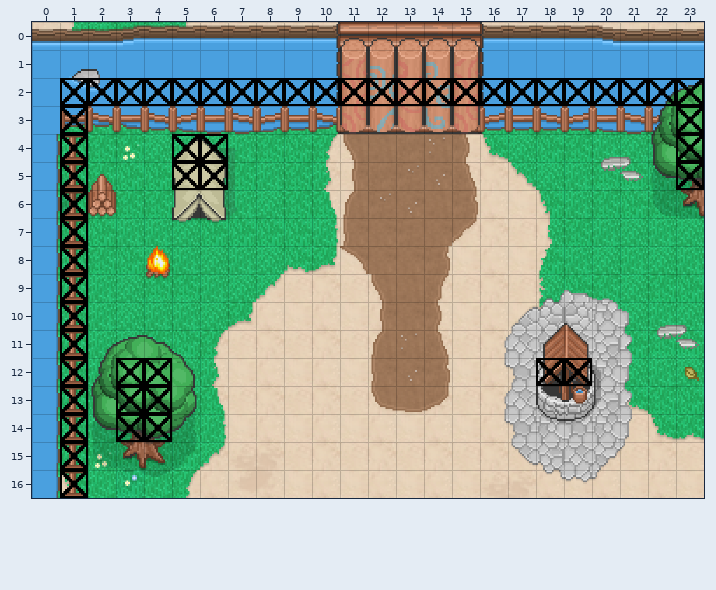
An edit to a level. Tiled map (JSON), client/src/assets/map/village_top_left.json. The first picture shows the starting point.
Cells are 32x32 px. Shown: x 0..23, y 0..16.
Now the later version:
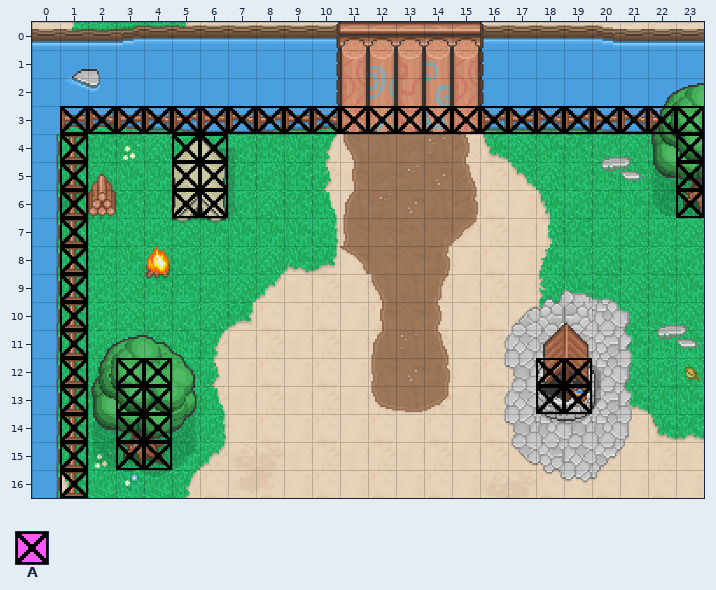
Key: from "tilesheet": A 23.
_ is an empty cell.
The exact change:
Layer "collision":
y 2: x 1..23 AAAAAAAAAAAAAAAAAAAAAAA -> _______________________
y 3: x 2..22 _____________________ -> AAAAAAAAAAAAAAAAAAAAA
y 6: x 5..6 __ -> AA; x 23 _ -> A
y 13: x 18..19 __ -> AA
y 15: x 3..4 __ -> AA
Pixel boxes of the changes (left, top, right, bottom) in both pictures:
changed: (60, 78, 704, 134)
added: (172, 190, 228, 218)
added: (676, 190, 704, 218)
added: (536, 386, 592, 414)
added: (116, 442, 172, 470)
